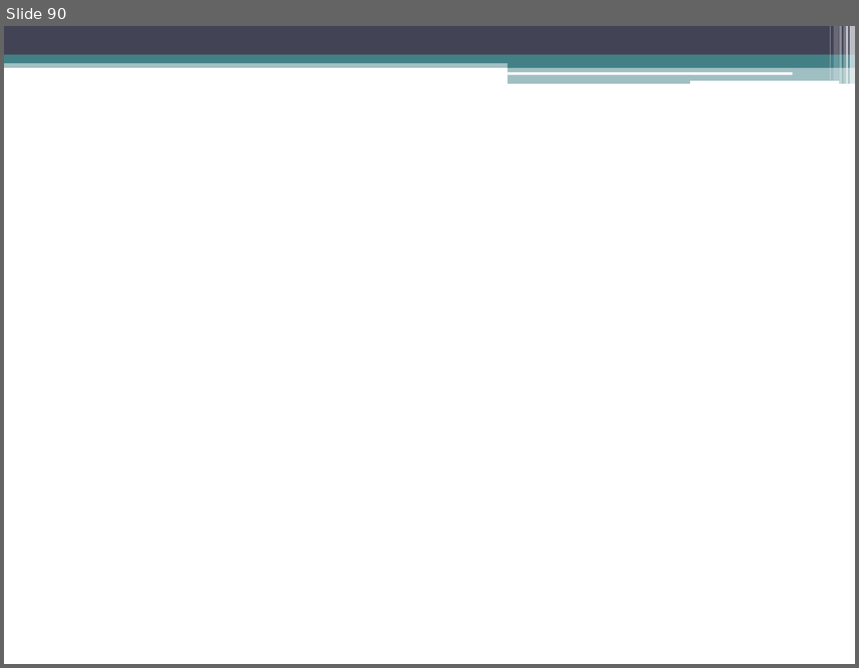
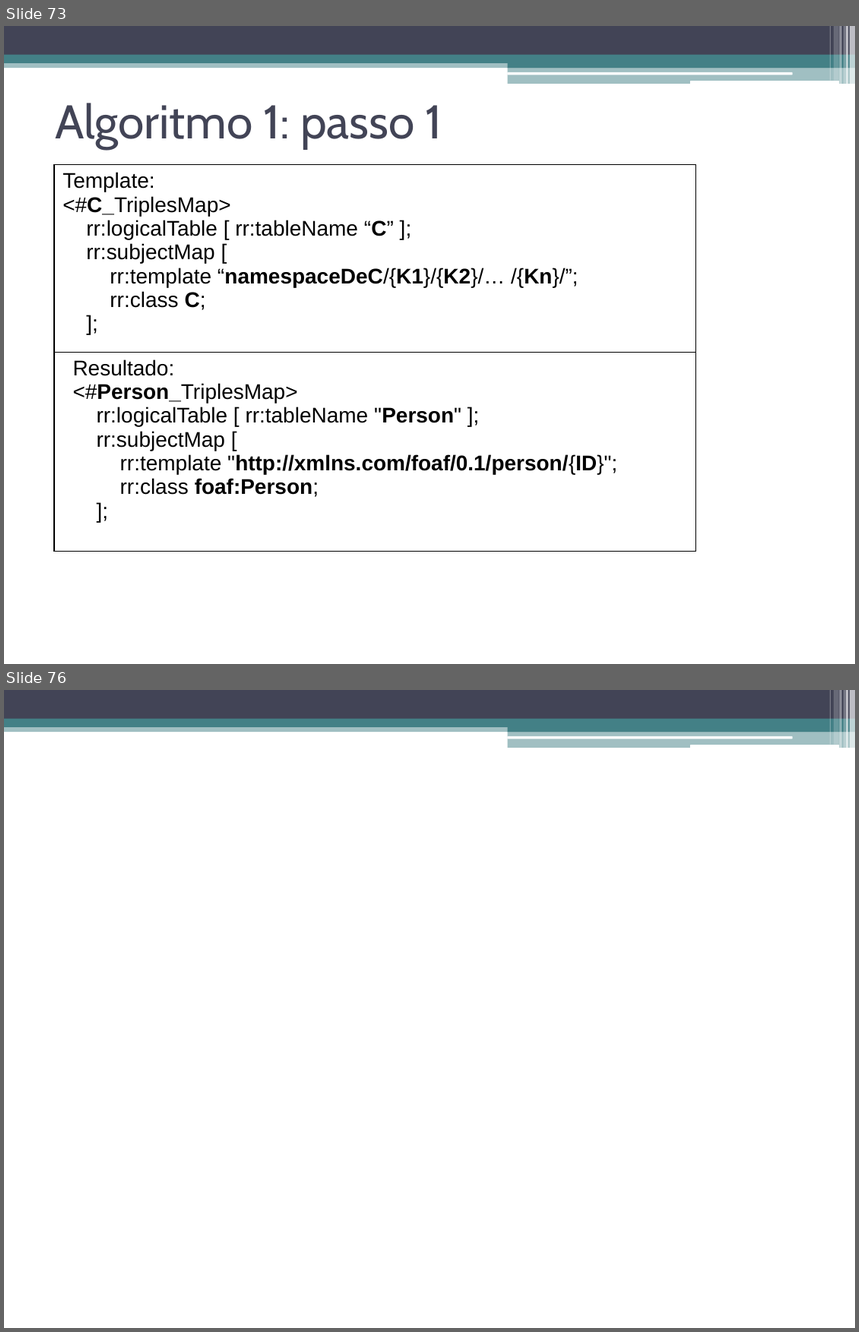
Before and after one commit to luiseufrasio/mestrado-ufc-eufrasio, a slide deck: dissertação/dissertacao_eufrasio-slides.pptx. Shown one above the other, each under a label of ours: slide 90 before the commit, slides 73 and 76 after it; the slides between them are not shown. The pictures are 859x668 and 859x1332 pixels, drawn with LibreOffice and Linux fonts; fonts in the diff are those of the drawing. Boxes give left, top, right and bottom in pixels: in the first picture for what was removed or moved away, otherwise in the second. Text is boxed around its words. In the diff, an @@ line names an element or a change of style, - is before the commit and + after.

```diff
--- a/dissertação/dissertacao_eufrasio-slides.pptx
+++ b/dissertação/dissertacao_eufrasio-slides.pptx
@@ slide 73 added at bbox=[4, 26, 855, 664], background #FFFFFF; not listed: 13 template elements that a slide beside it also shows @@
@@ title added at bbox=[55, 103, 442, 150], 40 pt, text #424456 @@
+Algoritmo 1: passo 1
@@ table added at bbox=[54, 165, 696, 578], 2 rows, 1 columns @@
+Template: / <#C_TriplesMap> / rr:logicalTable [ rr:tableName “C” ]; / rr:subjectMap [ / rr:template “namespaceDeC/{K1}/{K2}/… /{Kn}/”; / rr:class C; / ];
+Resultado: / <#Person_TriplesMap> / rr:logicalTable [ rr:tableName "Person" ]; / rr:subjectMap [ / rr:template "http://xmlns.com/foaf/0.1/person/{ID}"; / rr:class foaf:Person; / ];
@@ what was slide 90 is now slide 76 @@
```
Also in this commit, not shown: 9 other slides added, 24 slides removed, 2 other files.
